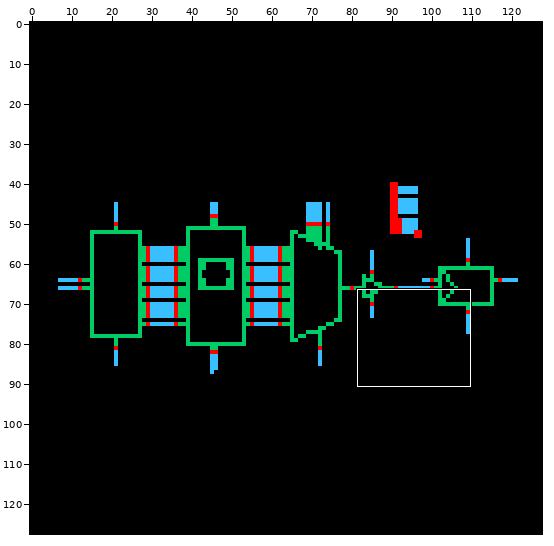
Two versions of one sprite sheet, CLB/schematic/thumbnail_128x128.png. The first picture is a wide view before the edit; the outline marks the close-up.
Close-up. Old version:
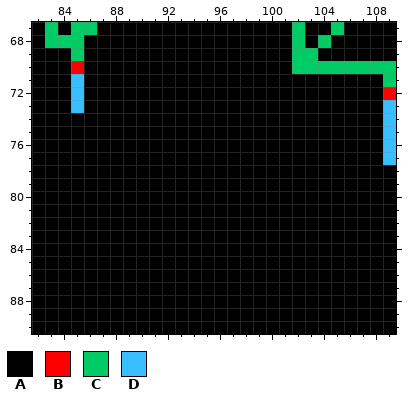
The file is 128x128 pixels. Shown: x 82..109, y 67..90.
Palette (. is transparent): A #000000  B #ff0000  C #00cc66  D #39bfff
Pixels before, first column x 82:
67 ACACCAAAAAAAAAAAAAAACAACAAAA
68 ACCCAAAAAAAAAAAAAAAACACAAAAA
69 AAACAAAAAAAAAAAAAAAACCAAAAAA
70 AAABAAAAAAAAAAAAAAAACCCCCCCC
71 AAADAAAAAAAAAAAAAAAAAAAAAAAC
72 AAADAAAAAAAAAAAAAAAAAAAAAAAB
73 AAADAAAAAAAAAAAAAAAAAAAAAAAD
74 AAAAAAAAAAAAAAAAAAAAAAAAAAAD
75 AAAAAAAAAAAAAAAAAAAAAAAAAAAD
76 AAAAAAAAAAAAAAAAAAAAAAAAAAAD
77 AAAAAAAAAAAAAAAAAAAAAAAAAAAD
78 AAAAAAAAAAAAAAAAAAAAAAAAAAAA
79 AAAAAAAAAAAAAAAAAAAAAAAAAAAA
80 AAAAAAAAAAAAAAAAAAAAAAAAAAAA
81 AAAAAAAAAAAAAAAAAAAAAAAAAAAA
82 AAAAAAAAAAAAAAAAAAAAAAAAAAAA
83 AAAAAAAAAAAAAAAAAAAAAAAAAAAA
84 AAAAAAAAAAAAAAAAAAAAAAAAAAAA
85 AAAAAAAAAAAAAAAAAAAAAAAAAAAA
86 AAAAAAAAAAAAAAAAAAAAAAAAAAAA
87 AAAAAAAAAAAAAAAAAAAAAAAAAAAA
88 AAAAAAAAAAAAAAAAAAAAAAAAAAAA
89 AAAAAAAAAAAAAAAAAAAAAAAAAAAA
90 AAAAAAAAAAAAAAAAAAAAAAAAAAAA
After the commit:
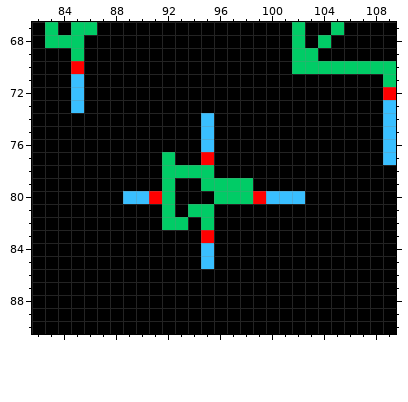
The exact change:
y 74..76: x 95 A -> D
y 77: x 92 A -> C; x 95 A -> B
y 78: x 92..95 AAAA -> CCCC
y 79: x 92 A -> C; x 95..98 AAAA -> CCCC
y 80: x 89..92 AAAA -> DDBC; x 96..102 AAAAAAA -> CCCBDDD
y 81: x 92 A -> C; x 94..95 AA -> CC
y 82: x 92..93 AA -> CC; x 95 A -> C
y 83: x 95 A -> B
y 84..85: x 95 A -> D
